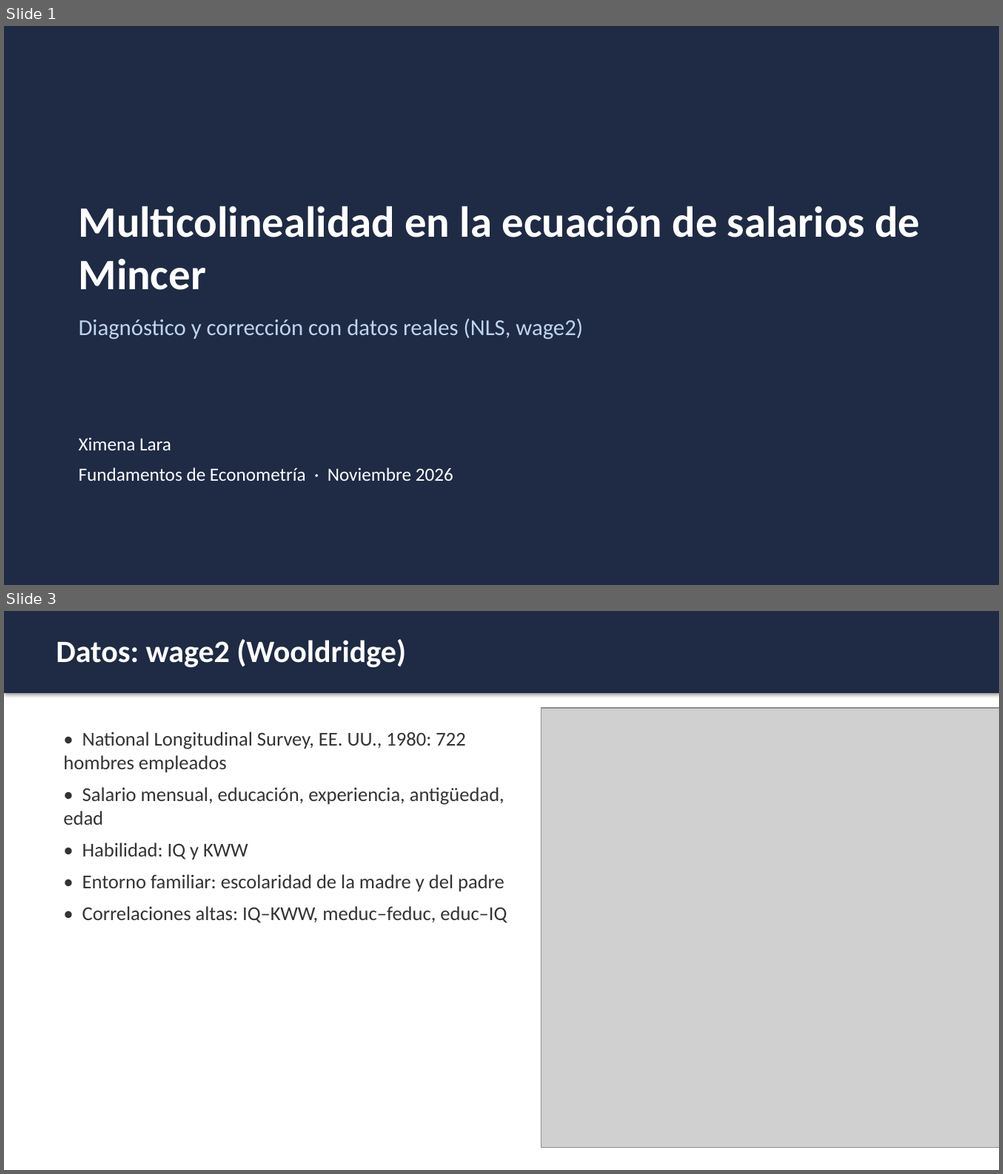
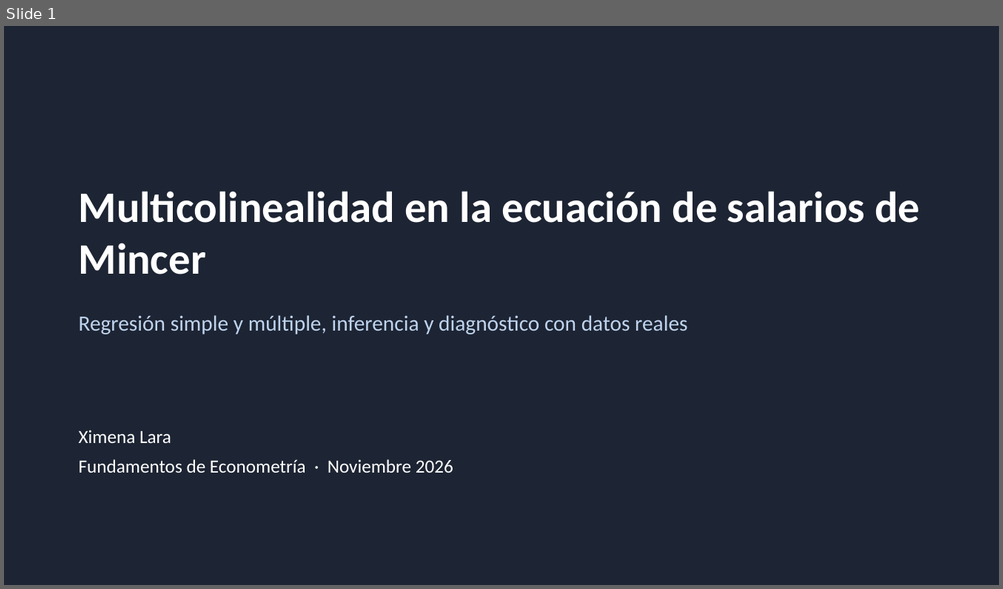
Before and after one commit to ximeelaraa/mincer-multicolinealidad, a slide deck: Presentacion_Multicolinealidad_Mincer.pptx. Shown one above the other, each under a label of ours: slides 1 and 3 before the commit, slide 1 after it; the slides between them are not shown. The pictures are 1003x1174 and 1003x589 pixels, drawn with LibreOffice and Linux fonts; fonts in the diff are those of the drawing; grey boxes stand for pictures. Boxes give left, top, right and bottom in pixels: in the first picture for what was removed or moved away, otherwise in the second. Text is boxed around its words. In the diff, an @@ line names an element or a change of style, - is before the commit and + after.

```diff
--- a/Presentacion_Multicolinealidad_Mincer.pptx
+++ b/Presentacion_Multicolinealidad_Mincer.pptx
@@ slide 3 removed at (x1=4, y1=611, x2=999, y2=1170), background #FFFFFF @@
@@ rectangle removed at (x1=4, y1=611, x2=999, y2=693) @@
@@ text removed at (x1=56, y1=639, x2=406, y2=667) @@
-Datos: wage2 (Wooldridge)
@@ picture removed at (x1=541, y1=708, x2=999, y2=1148) @@
@@ text removed at (x1=63, y1=732, x2=506, y2=923) @@
-• National Longitudinal Survey, EE. UU., 1980: 722 hombres empleados
-• Salario mensual, educación, experiencia, antigüedad, edad
-• Habilidad: IQ y KWW
-• Entorno familiar: escolaridad de la madre y del padre
-• Correlaciones altas: IQ–KWW, meduc–feduc, educ–IQ
@@ slide 1 changed as well @@
@@ rectangle at (x1=4, y1=26, x2=999, y2=585): fill #1F2A44 to #1D2433 @@
@@ text "Multicolinealidad en la ecuación de ..." at (x1=79, y1=191, x2=919, y2=275): less space between paragraphs @@
@@ text "Multicolinealidad en la ecuación de ..." moved from (x1=79, y1=206, x2=919, y2=290) to (x1=79, y1=191, x2=919, y2=275) @@
@@ text at (x1=79, y1=315, x2=687, y2=335): text changed; size 22 to 21 pt @@
-Diagnóstico y corrección con datos reales (NLS, wage2)
+Regresión simple y múltiple, inferencia y diagnóstico con datos reales
@@ text "Ximena Lara" moved from (x1=79, y1=437, x2=453, y2=481) to (x1=79, y1=430, x2=453, y2=473) @@
@@ text "Ximena Lara" at (x1=79, y1=430, x2=453, y2=473): less space between paragraphs @@
```
Also in this commit, not shown: 1 other slide changed, 18 slides added, 9 other slides removed, 22 other files.
